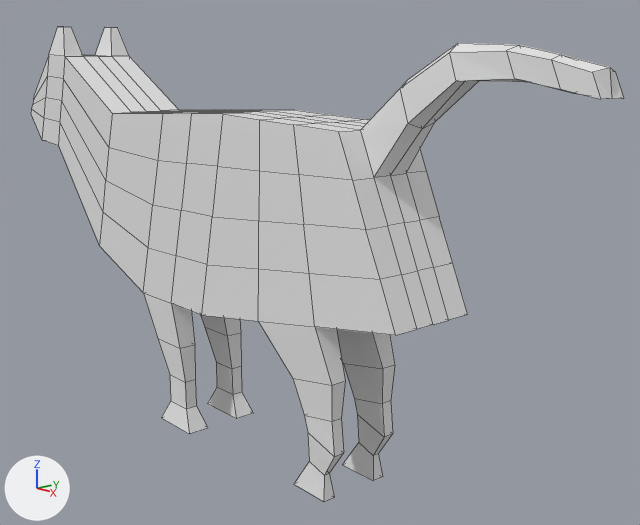
Before and after pictures for a commit that changed the Blender file Assets/Jubei.blend.
Before and after are seen from a camera (50 mm lens) standing at (3.23, -2.82, 3.45) and looking at (-0.38, 0.3, 2.32). Lighting does not change. The marker at lower left points along +X, +Y and +Z. Mesh edges are drawn as thin lines.
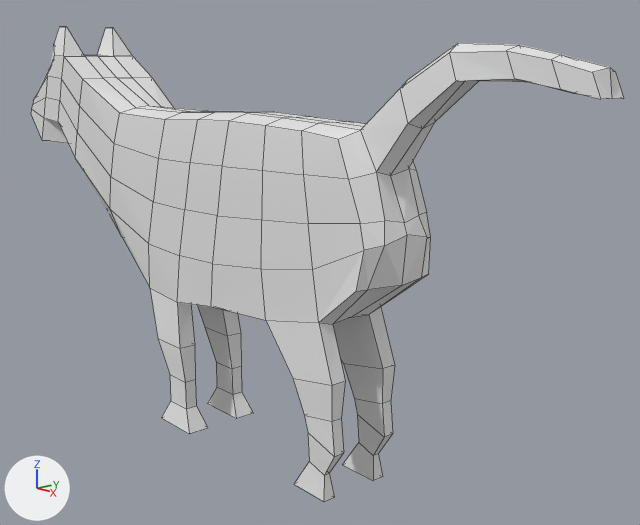
Patch to the scene script:
```diff
--- a/Assets/Jubei.blend.py
+++ b/Assets/Jubei.blend.py
@@ me_plane @@
 # used by ob_plane; location = (-0.189, 0.0, 2.58); scale = (-0.518, -0.518, -0.518)
-me_plane.from_pydata(...)  # 162 vertices, 148 faces; spans x -3.29..5.18, y 0.0..0.45, z -1.99..2.54
+me_plane.from_pydata(...)  # 183 vertices, 162 faces; spans x -3.29..5.18, y 0.0..0.48, z -1.99..2.54
+# me_plane part 1
+# 8 vertices are removed from x 1.2..5.05, y 0.0..0.45, z -1.64..0.68
+# 23 faces are deleted
+# 3 vertices in x 4.12..4.29, y 0.45, z -1.35..-0.8 move by (0.0, 0.03, 0.0)
+# 60 vertices move from x -1.76..4.5, y 0.0..0.45, z -1.99..1.07 to x -1.44..4.45, y 0.0..0.48, z -1.99..1.06
+# 29 vertices are added at x 1.21..5.08, y 0.0..0.46, z -1.78..0.63
+# 37 new faces join them
```

Where the change shows, as pixel boxes [x1, y1, x2, y2] in the pictures (640 x 525 px):
part 1 of me_plane, built on: before [33, 26, 468, 385]; after [37, 26, 431, 385]
